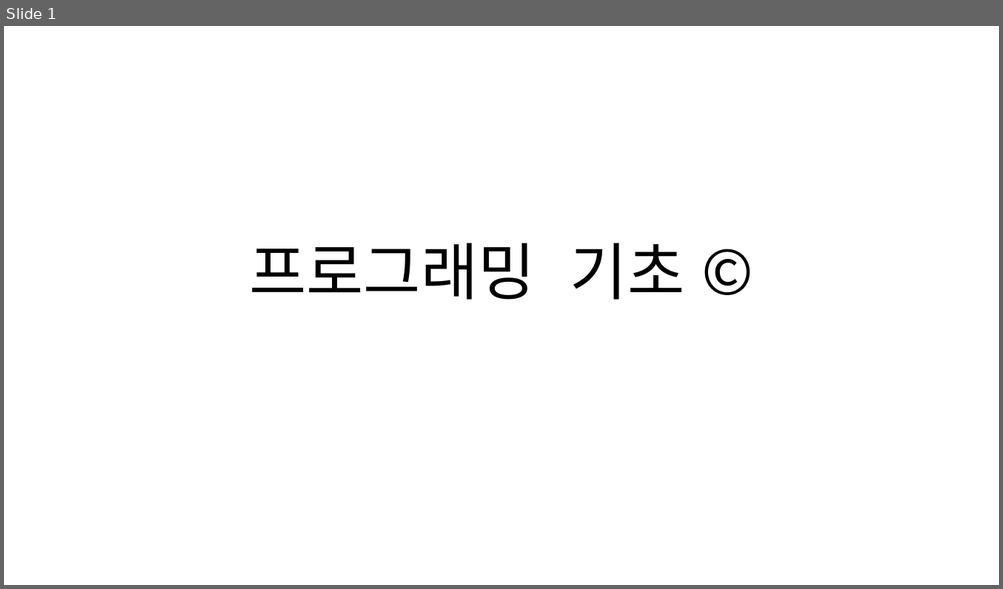
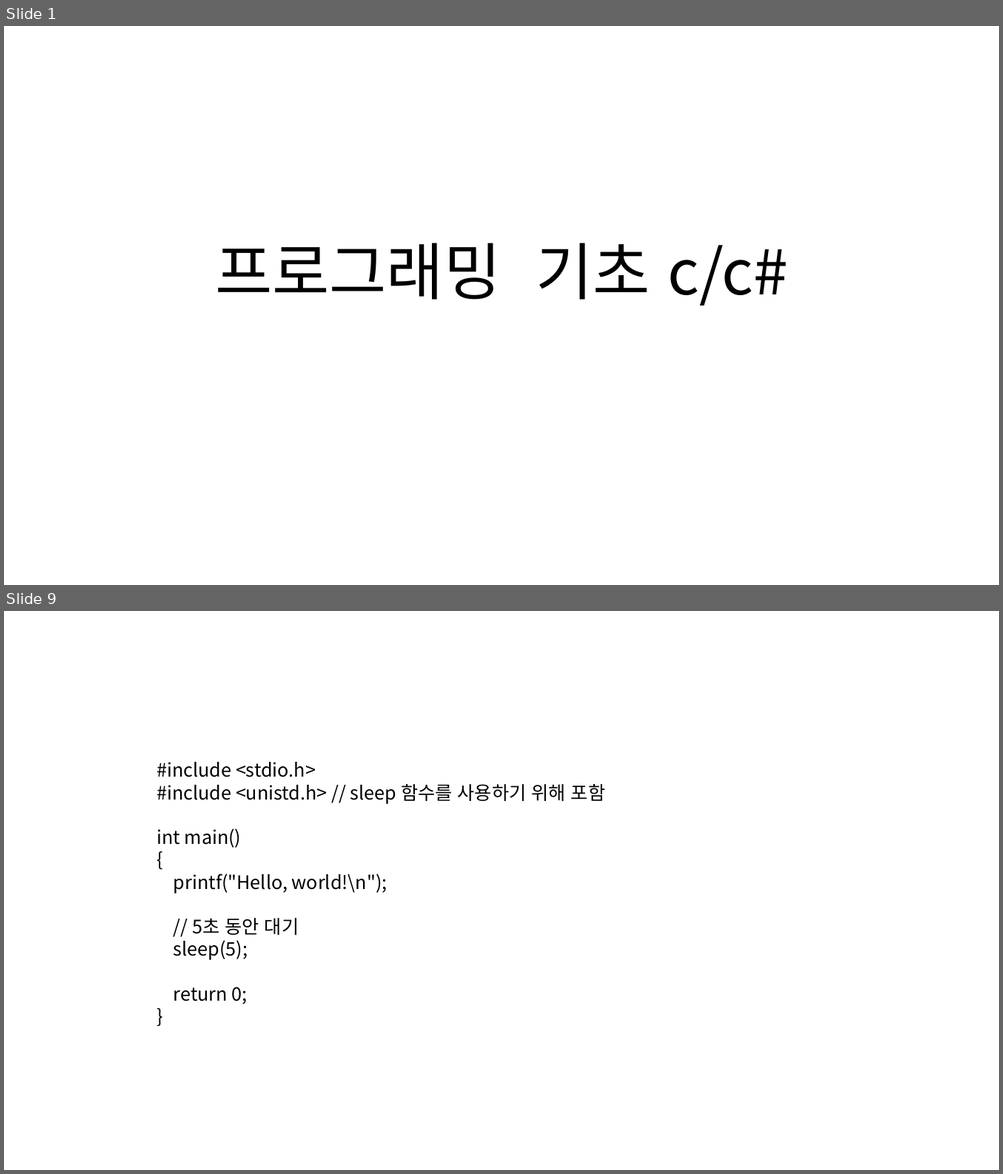
Before and after one commit to Pacman18/SantaClass, a slide deck: Week_1.pptx. Shown one above the other, each under a label of ours: slide 1 before the commit, slides 1 and 9 after it; the slides between them are not shown. The pictures are 1003x589 and 1003x1174 pixels, drawn with LibreOffice and Linux fonts; fonts in the diff are those of the drawing. Boxes give left, top, right and bottom in pixels: in the first picture for what was removed or moved away, otherwise in the second. Text is boxed around its words. In the diff, an @@ line names an element or a change of style, - is before the commit and + after.

```diff
--- a/Week_1.pptx
+++ b/Week_1.pptx
@@ slide 9 added at box(4, 611, 999, 1170), background #FFFFFF @@
@@ text added at box(156, 762, 605, 1005), 18 pt, text #000000 @@
+#include <stdio.h>
+#include <unistd.h> // sleep 함수를 사용하기 위해 포함
+int main()
+{
+printf("Hello, world!\n");
+// 5초 동안 대기
+sleep(5);
+return 0;
+}
@@ slide 1 changed as well @@
@@ title at box(215, 243, 788, 306): text changed @@
-프로그래밍 기초 ©
+프로그래밍 기초 c/c#
```
Also in this commit, not shown: 7 other slides added, 1 slide removed, 1 other file.
